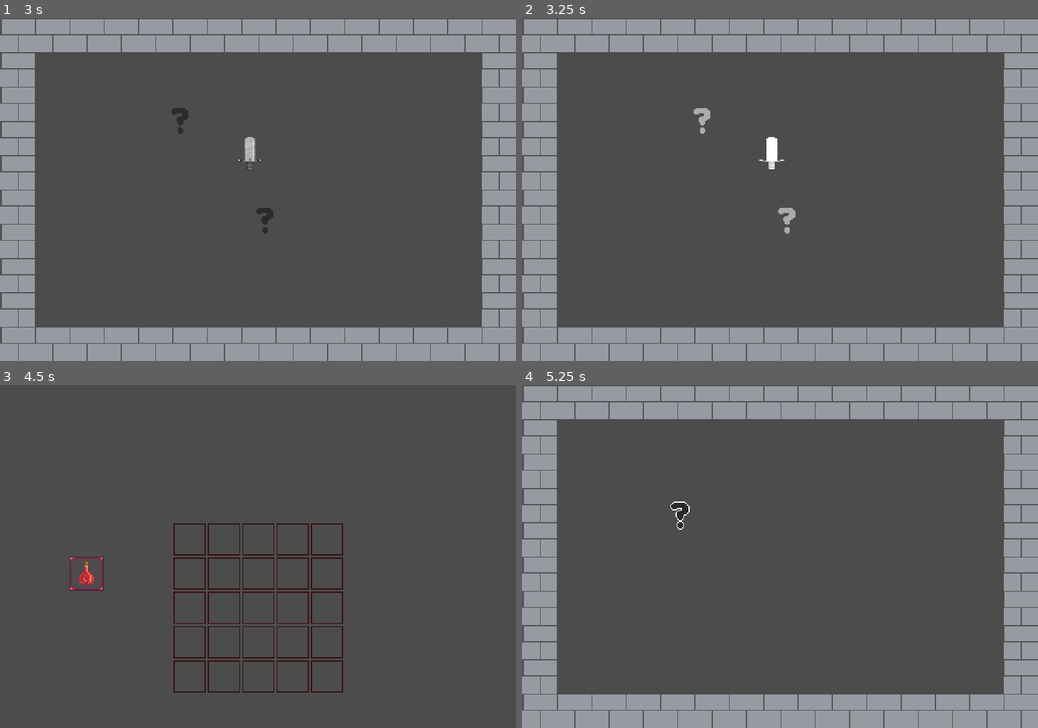
Above: before the commit, frames 1-4 (two rows, left to right).
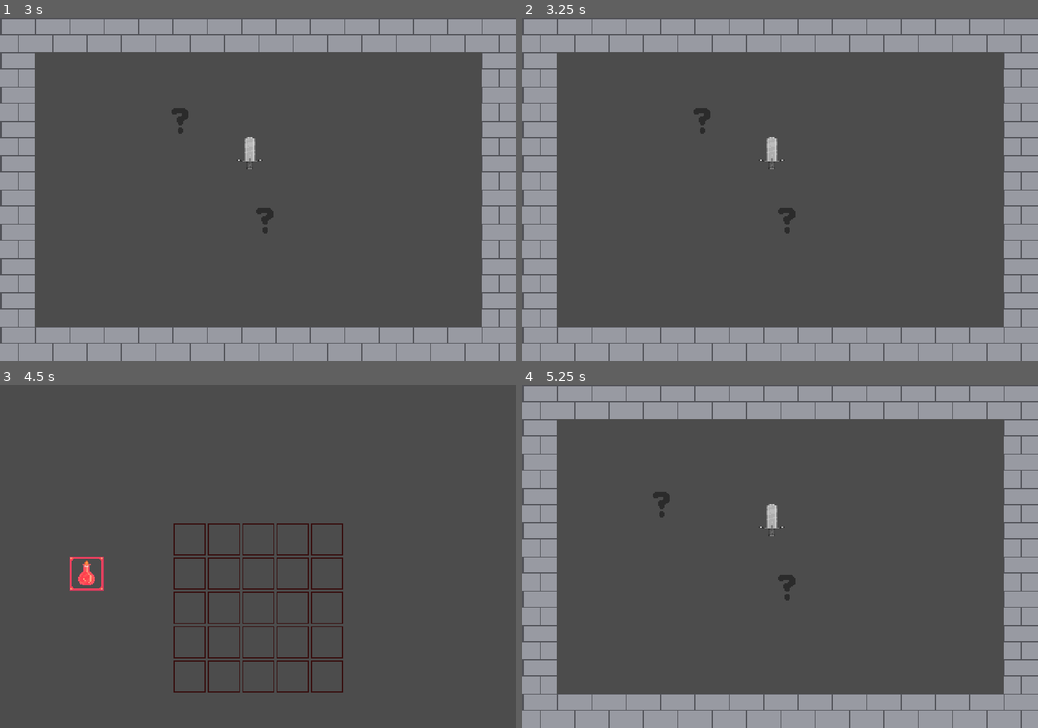
Above: after the commit, the same moments.

Repository: Steaf23/GWJ33
Game: Godot game, scene res://scenes/World.tscn
The game is run twice, just before and just after one commit, with the same random seed, the same clock (stepped at 60 frames per second) and the same inputs.
Inputs (mouse positions are in pixels of both pictures, inside the frame that each line leads up to):
- Up to frame 1 (3 s): tap Enter at 0.5, 2 s; move the mouse to (371, 172) at 0.52 s; hold D (ui_right) 0.53-1.28 s; hold E (open_bag) 0.53-1.28 s; click (371, 172) at 0.67 s; tap Space (pickup_item) at 1.25, 1.35, 2.75, 2.85 s; move the mouse to (154, 206) at 1.27 s; hold S (ui_down) 1.28-2.03 s; click (154, 206) at 1.42 s; move the mouse to (309, 114) at 2.02 s; hold D (ui_right) 2.03-2.78 s; hold E (open_bag) 2.03-2.78 s; click (309, 114) at 2.17 s; move the mouse to (232, 258) at 2.77 s; hold W (ui_up) from 2.78 s (still down); click (232, 258) at 2.92 s
- Up to frame 2 (3.25 s): keep holding W (ui_up)
- Up to frame 3 (4.5 s): tap Enter at 3.5 s; move the mouse to (412, 607) at 3.52 s; release W (ui_up) at 3.53 s; hold E (open_bag) 3.53-4.28 s; hold A (ui_left) from 3.53 s (still down); click (412, 607) at 3.67 s; tap Space (pickup_item) at 4.25, 4.35 s; move the mouse to (103, 505) at 4.27 s; click (103, 505) at 4.42 s
- Up to frame 4 (5.25 s): move the mouse to (589, 556) at 5.02 s; release A (ui_left) at 5.03 s; hold S (ui_down) from 5.03 s (still down); hold E (open_bag) from 5.03 s (still down); click (589, 556) at 5.17 s

Frame 1 is identical in both runs. In frame 2, 0.4% of the frame differs, in the area x 33-53%, y 26-63%; in frame 3, 0.3%; in frame 4, 0.6%, in the area x 25-53%, y 31-63%.

Commit message:
items despawn correctly, fixed issue with overlapping items in bag

Diff:
--- a/Godot/scenes/Bag.tscn
+++ b/Godot/scenes/Bag.tscn
@@ -31,7 +31,7 @@
 collision_mask = 2
 
 [node name="CollisionPolygon2D" type="CollisionPolygon2D" parent="Border"]
-polygon = PoolVector2Array( 320, 128, 320, 320, 480, 320, 480, 0, 0, 0, 0, 320, 320, 320, 320, 288, 160, 288, 160, 128 )
+polygon = PoolVector2Array( 320, 128, 320, 1024, 1280, 1024, 1280, -512, -768, -512, -768, 1024, 320, 1024, 320, 288, 160, 288, 160, 128 )
 
 [node name="Top" type="Position2D" parent="."]
 position = Vector2( 224, 64 )
--- a/Godot/scenes/World.tscn
+++ b/Godot/scenes/World.tscn
@@ -15,7 +15,7 @@
 visible = false
 
 [node name="LootTimer" type="Timer" parent="."]
-wait_time = 5.0
+wait_time = 10.0
 one_shot = true
 
 [connection signal="request_item_pickup" from="Dungeon" to="." method="on_dungeon_request_item_pickup"]
--- a/Godot/scenes/bag_items/SwordBagItem.tscn
+++ b/Godot/scenes/bag_items/SwordBagItem.tscn
@@ -1,14 +1,23 @@
-[gd_scene load_steps=3 format=2]
+[gd_scene load_steps=5 format=2]
 
 [ext_resource path="res://assets/sprites/Bag_Claymore.png" type="Texture" id=1]
 [ext_resource path="res://scenes/bag_items/BagItem.tscn" type="PackedScene" id=2]
+[ext_resource path="res://resources/RedOverlay.shader" type="Shader" id=3]
+
+[sub_resource type="ShaderMaterial" id=1]
+resource_local_to_scene = true
+shader = ExtResource( 3 )
+shader_param/enabled = false
 
 [node name="BagItem" instance=ExtResource( 2 )]
 id = "Sword"
 
 [node name="Collision" parent="." index="0"]
+position = Vector2( 16, -16 )
 polygon = PoolVector2Array( -15, -47, 15, -47, 15, 79, -15, 79 )
 
 [node name="Sprite" parent="." index="1"]
+material = SubResource( 1 )
+position = Vector2( 16, -16 )
 texture = ExtResource( 1 )
 offset = Vector2( 0, 16 )
--- a/Godot/scripts/Bag.gd
+++ b/Godot/scripts/Bag.gd
@@ -13,7 +13,8 @@
 func _input(event):
 	if event is InputEventMouseMotion:
 		if held_item != null:
-			held_item.position = (get_global_mouse_position() - held_item.mouse_offset).snapped(Vector2(GRID_SIZE, GRID_SIZE))
+			var new_pos = (get_global_mouse_position() - held_item.mouse_offset).snapped(Vector2(GRID_SIZE, GRID_SIZE))
+			held_item.update_position(new_pos)
 	if event is InputEventMouseButton:
 		if event.button_index == 1:
 			# if let loose of the lmb;
--- a/Godot/scripts/BagItem.gd
+++ b/Godot/scripts/BagItem.gd
@@ -5,6 +5,8 @@
 var picked_up
 var mouse_offset = Vector2.ZERO
 var rot : int
+var old_pos = Position2D.new()
+var revalidate_collision = false
 
 signal clicked_on(item)
 
@@ -13,6 +15,11 @@
 
 func _ready():
 	connect("clicked_on", get_parent(), "_on_ItemBlock_clicked_on")
+
+func _physics_process(delta):
+	if revalidate_collision:
+		revalidate_collision = false
+	is_valid_position()
 
 func _on_pickup():
 	picked_up = true
@@ -26,11 +33,12 @@
 			if event.is_pressed():
 				mouse_offset = get_local_mouse_position()
 				picked_up = true
+				old_pos.position = position
+				old_pos.rotation_degrees = rot
 				sprite.get_material().set_shader_param("enabled", false)
 				emit_signal("clicked_on", self)
 
 func set_rot(degrees):
-	print(degrees)
 	rot = degrees
 	sprite.rotation_degrees = rot
 	collision.rotation_degrees = rot
@@ -39,5 +47,23 @@
 	set_rot(rot + 90 % 360)
 
 func drop():
-	if self.get_overlapping_areas().size() != 0:
+	var areas = self.get_overlapping_areas()
+	if areas.size() > 0:
+		if areas.size() == 1:
+			if areas[0].name == "Border":
+				return
+		position = old_pos.position
+		set_rot(old_pos.rotation_degrees)
+		revalidate_collision = true
+
+func update_position(new_pos):
+	position = new_pos
+	revalidate_collision = true
+
+func is_valid_position():
+	if self.get_overlapping_areas().size() > 0:
 		sprite.get_material().set_shader_param("enabled", true)
+		return true
+	else:
+		sprite.get_material().set_shader_param("enabled", false)
+		return false
--- a/Godot/scripts/Dungeon.gd
+++ b/Godot/scripts/Dungeon.gd
@@ -1,6 +1,8 @@
 extends Node2D
 
 signal request_item_pickup(item)
+
+var time_up = false
 
 onready var room = $Room
 onready var player = $Player
@@ -25,6 +27,7 @@
 	return "res://scenes/rooms/room_" + str(randi() % 20).pad_zeros(3) + ".tscn"
 
 func _on_loot_timeout():
+	time_up = true
 	for child in room.get_children():
 		child.queue_free()
 
@@ -33,5 +36,11 @@
 		child.blink()
 
 func drop_item_from_player(ground_item):
-	ground_item.position = player.position
-	room.add_child(ground_item)
+	if time_up:
+		ground_item.queue_free()
+	else:
+		var radius = 20
+		var angle = deg2rad(randi() % 360)
+		var pos = Vector2(radius*sin(angle), radius*cos(angle))
+		ground_item.position = player.position + pos
+		room.add_child(ground_item)
